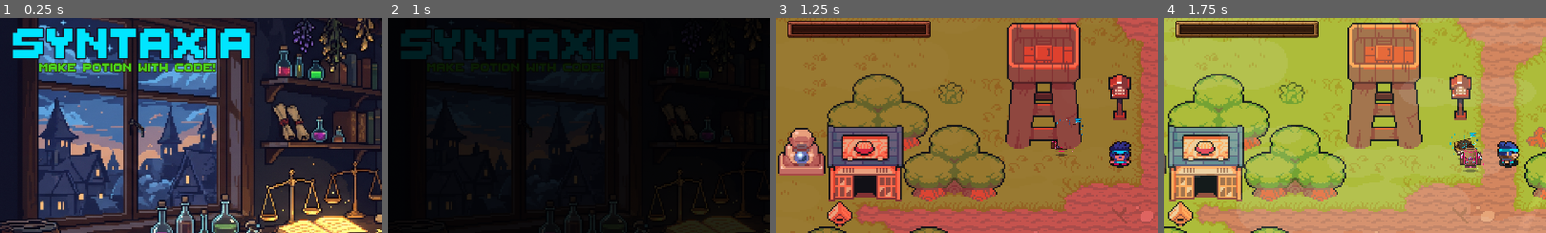
Above: before the commit, frames 1-4 (left to right).
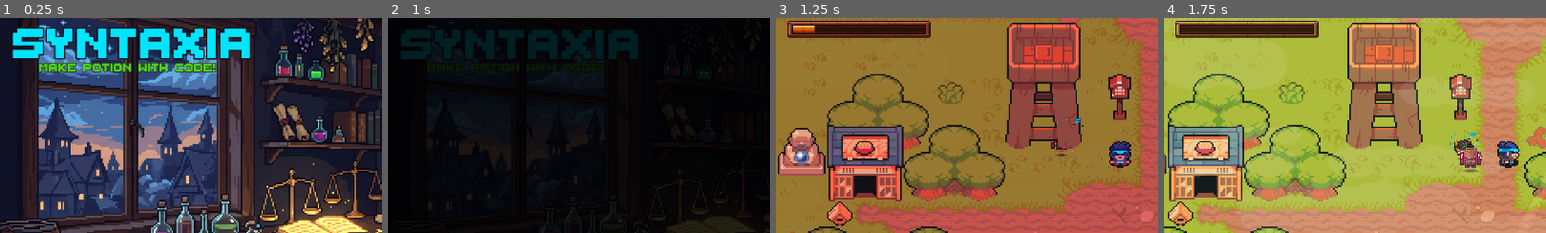
Above: after the commit, the same moments.

Repository: AdhyDa/Syntaxia
Game: Godot game, scene res://content/menu/title_screen.tscn
The game is run twice, just before and just after one commit, with the same random seed, the same clock (stepped at 60 frames per second) and the same inputs.
Inputs (mouse positions are % of the whole screen's width and height, from its top left):
- Up to frame 1 (0.25 s): no input
- Up to frame 2 (1 s): click "PLAY" at 0.5 s
- Up to frame 3 (1.25 s): no input
- Up to frame 4 (1.75 s): tap Enter at 1.25 s; move the mouse to (72, 45) at 1.27 s; hold Right (move_right) from 1.28 s (still down); hold E (interact) from 1.28 s (still down); click (72, 45) at 1.42 s
The pictures show only the part of the screen within x 0-50%, y 11-61%; the shares and areas given below are measured in that part.

Frames 1-2 are identical in both runs. In frame 3, 0.2% of the frame differs, in the area x 4-11%, y 3-8%; in frame 4, nothing differs.

Commit message:
Add main BGM and animate EXP gains
Set a default background track for the world and animate the EXP bar, including filling the previous level before resetting for level-ups. Update character scene resource UIDs and add the track’s import metadata.

Diff:
--- a/system/character/character.tscn
+++ b/system/character/character.tscn
@@ -1,16 +1,13 @@
-[gd_scene load_steps=7 format=3 uid="uid://skrlnoimlhsv"]
+[gd_scene format=3 uid="uid://skrlnoimlhsv"]
 
-[ext_resource type="Script" path="res://system/character/character.gd" id="1_mutlb"]
-[ext_resource type="Script" path="res://system/damage/hitbox.gd" id="2_a7as0"]
-[ext_resource type="Script" path="res://system/damage/resource_damage_team.gd" id="3_05lyq"]
+[ext_resource type="Script" uid="uid://bjyx155htjy50" path="res://system/character/character.gd" id="1_mutlb"]
+[ext_resource type="Script" uid="uid://cxesnpebg53yb" path="res://system/damage/hitbox.gd" id="2_a7as0"]
+[ext_resource type="Script" uid="uid://dc5766v6db5ax" path="res://system/damage/resource_damage_team.gd" id="3_05lyq"]
 [ext_resource type="Texture2D" uid="uid://btryd5g3oajow" path="res://content/character/Shadow.png" id="4_7icv6"]
-[ext_resource type="Script" path="res://system/character/sprite_character.gd" id="6_s08pp"]
+[ext_resource type="Script" uid="uid://basmbrvb5u3ra" path="res://system/character/sprite_character.gd" id="6_s08pp"]
 
 [sub_resource type="Resource" id="Resource_3y32p"]
 script = ExtResource("3_05lyq")
-team = 0
-ally_team = Array[int]([])
-friendly_fire = false
 
 [node name="Character" type="CharacterBody2D"]
 collision_layer = 2
--- a/system/music.gd
+++ b/system/music.gd
@@ -7,6 +7,15 @@
 const VOLUME_MORMAL = 0
 
 var tween:Tween
+
+
+func _ready() -> void:
+	finished.connect(_on_finished)
+
+
+func _on_finished() -> void:
+	if stream:
+		play()
 
 
 func change_music(audio_stream:AudioStream):
--- a/system/ui/player_ui.gd
+++ b/system/ui/player_ui.gd
@@ -27,6 +27,7 @@
 
 func _ready() -> void:
 	# Set nilai awal saat game dimulai dari QuestManager
+	_current_ui_level = QuestManager.current_level
 	if is_instance_valid(QuestManager):
 		update_gold(QuestManager.current_gold)
 		update_exp(QuestManager.current_exp, QuestManager.get_max_exp_for_level(QuestManager.current_level), QuestManager.current_level)
@@ -54,10 +55,38 @@
 
 
 # Fungsi untuk mengubah Bar EXP dan Level
+var _exp_tween: Tween = null
+var _current_ui_level: int = 1
+
 func update_exp(current_exp: int, max_exp: int, level: int = 1) -> void:
-	exp_bar.max_value = max_exp
-	exp_bar.value = current_exp
-	exp_label.text = "LV. %d" % level
+	if _exp_tween and _exp_tween.is_valid():
+		_exp_tween.kill()
+	_exp_tween = create_tween()
+
+	# Jika Naik Level
+	if level > _current_ui_level:
+		# 1. Bar lama terisi penuh sampai 100%
+		_exp_tween.set_trans(Tween.TRANS_QUAD).set_ease(Tween.EASE_OUT)
+		_exp_tween.tween_property(exp_bar, "value", exp_bar.max_value, 0.4)
+
+		# 2. Ganti angka level & reset bar ke 0
+		_exp_tween.tween_callback(func():
+			_current_ui_level = level
+			exp_label.text = "LV. %d" % level
+			exp_bar.max_value = max_exp
+			exp_bar.value = 0
+		)
+
+		# 3. Bar baru terisi dari 0 sampai sisa EXP
+		if current_exp > 0:
+			_exp_tween.tween_property(exp_bar, "value", float(current_exp), 0.5)
+	else:
+		# Jika tambah EXP biasa (tanpa naik level)
+		_current_ui_level = level
+		exp_bar.max_value = max_exp
+		exp_label.text = "LV. %d" % level
+		_exp_tween.set_trans(Tween.TRANS_CUBIC).set_ease(Tween.EASE_OUT)
+		_exp_tween.tween_property(exp_bar, "value", float(current_exp), 0.6)
 
 
 ## Memperbarui tampilan item collectible yang telah dikumpulkan
--- a/world.gd
+++ b/world.gd
@@ -1,6 +1,6 @@
 extends Node2D
 
-
+@export var main_bgm: AudioStream = preload("res://content/environment/Heartbeat, Heartbreak (Instrumental) - CG Instrumentals.mp3")
 @export var starting_map:PackedScene
 @export var stating_weapon:ResourceWeapon
 
@@ -25,6 +25,8 @@
 	generate_map(starting_map)
 	camera_grid.animation_finished.connect(on_camera_animation_finished)
 
+	if main_bgm:
+			music.play_music(main_bgm)
 
 func on_camera_animation_finished():
 	pivot.position = camera_grid.global_position
@@ -49,10 +51,10 @@
 	fog.active = ResourceEnvironment.Meteo.FOG in resource_environment.meteo_list
 	raylight.emitting = ResourceEnvironment.Meteo.RAY in resource_environment.meteo_list
 	# MUSIC
-	if resource_environment.music:
-		music.change_music(resource_environment.music)
-	else:
-		music.stop_music()
+	 #if resource_environment.music:
+		#music.change_music(resource_environment.music)
+	 #else:
+		#music.stop_music()
 
 	# GRADIENT
 	color_correction.gradient = resource_environment.color_gradient
Not shown, added: content/environment/Heartbeat, Heartbreak (Instrumental) - CG Instrumentals.mp3.import
Not shown, added: content/environment/Heartbeat, Heartbreak (Instrumental) - CG Instrumentals.mp3
